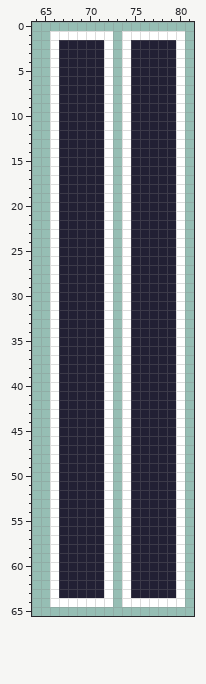
Pixel-art file, stored at Assets/AnimationImporter-master/UI_Player-bg.ase. The picture above was drawn from the file before the commit.
257x66 pixels, 1 frame. Shown: x 64..81, y 0..65. The old version is drawn lined up with the new one, on the new canvas.
And afterwards:
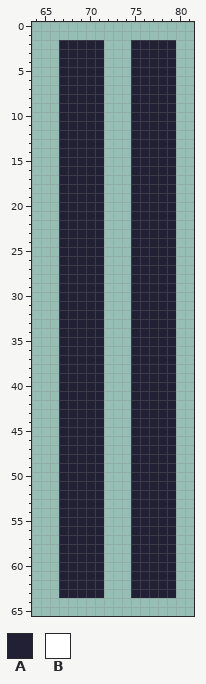
Palette (. is transparent): A #222034  B #ffffff
Changes in this commit:
canvas 257x66 -> 82x66 (the part of the old canvas that was cut away was empty and is not shown)
@@ x 64..81 @@
  0 ..................
- 1 ..BBBBBBB.BBBBBBB.
- 2 ..BAAAAAB.BAAAAAB.
- 3 ..BAAAAAB.BAAAAAB.
- 4 ..BAAAAAB.BAAAAAB.
- 5 ..BAAAAAB.BAAAAAB.
- 6 ..BAAAAAB.BAAAAAB.
- 7 ..BAAAAAB.BAAAAAB.
- 8 ..BAAAAAB.BAAAAAB.
- 9 ..BAAAAAB.BAAAAAB.
-10 ..BAAAAAB.BAAAAAB.
-11 ..BAAAAAB.BAAAAAB.
-12 ..BAAAAAB.BAAAAAB.
-13 ..BAAAAAB.BAAAAAB.
-14 ..BAAAAAB.BAAAAAB.
-15 ..BAAAAAB.BAAAAAB.
-16 ..BAAAAAB.BAAAAAB.
-17 ..BAAAAAB.BAAAAAB.
-18 ..BAAAAAB.BAAAAAB.
-19 ..BAAAAAB.BAAAAAB.
-20 ..BAAAAAB.BAAAAAB.
-21 ..BAAAAAB.BAAAAAB.
-22 ..BAAAAAB.BAAAAAB.
-23 ..BAAAAAB.BAAAAAB.
-24 ..BAAAAAB.BAAAAAB.
-25 ..BAAAAAB.BAAAAAB.
-26 ..BAAAAAB.BAAAAAB.
-27 ..BAAAAAB.BAAAAAB.
-28 ..BAAAAAB.BAAAAAB.
-29 ..BAAAAAB.BAAAAAB.
-30 ..BAAAAAB.BAAAAAB.
-31 ..BAAAAAB.BAAAAAB.
-32 ..BAAAAAB.BAAAAAB.
-33 ..BAAAAAB.BAAAAAB.
-34 ..BAAAAAB.BAAAAAB.
-35 ..BAAAAAB.BAAAAAB.
-36 ..BAAAAAB.BAAAAAB.
-37 ..BAAAAAB.BAAAAAB.
-38 ..BAAAAAB.BAAAAAB.
-39 ..BAAAAAB.BAAAAAB.
-40 ..BAAAAAB.BAAAAAB.
-41 ..BAAAAAB.BAAAAAB.
-42 ..BAAAAAB.BAAAAAB.
-43 ..BAAAAAB.BAAAAAB.
-44 ..BAAAAAB.BAAAAAB.
-45 ..BAAAAAB.BAAAAAB.
-46 ..BAAAAAB.BAAAAAB.
-47 ..BAAAAAB.BAAAAAB.
-48 ..BAAAAAB.BAAAAAB.
-49 ..BAAAAAB.BAAAAAB.
-50 ..BAAAAAB.BAAAAAB.
-51 ..BAAAAAB.BAAAAAB.
-52 ..BAAAAAB.BAAAAAB.
-53 ..BAAAAAB.BAAAAAB.
-54 ..BAAAAAB.BAAAAAB.
-55 ..BAAAAAB.BAAAAAB.
-56 ..BAAAAAB.BAAAAAB.
-57 ..BAAAAAB.BAAAAAB.
-58 ..BAAAAAB.BAAAAAB.
-59 ..BAAAAAB.BAAAAAB.
-60 ..BAAAAAB.BAAAAAB.
-61 ..BAAAAAB.BAAAAAB.
-62 ..BAAAAAB.BAAAAAB.
-63 ..BAAAAAB.BAAAAAB.
-64 ..BBBBBBB.BBBBBBB.
+ 1 ..................
+ 2 ...AAAAA...AAAAA..
+ 3 ...AAAAA...AAAAA..
+ 4 ...AAAAA...AAAAA..
+ 5 ...AAAAA...AAAAA..
+ 6 ...AAAAA...AAAAA..
+ 7 ...AAAAA...AAAAA..
+ 8 ...AAAAA...AAAAA..
+ 9 ...AAAAA...AAAAA..
+10 ...AAAAA...AAAAA..
+11 ...AAAAA...AAAAA..
+12 ...AAAAA...AAAAA..
+13 ...AAAAA...AAAAA..
+14 ...AAAAA...AAAAA..
+15 ...AAAAA...AAAAA..
+16 ...AAAAA...AAAAA..
+17 ...AAAAA...AAAAA..
+18 ...AAAAA...AAAAA..
+19 ...AAAAA...AAAAA..
+20 ...AAAAA...AAAAA..
+21 ...AAAAA...AAAAA..
+22 ...AAAAA...AAAAA..
+23 ...AAAAA...AAAAA..
+24 ...AAAAA...AAAAA..
+25 ...AAAAA...AAAAA..
+26 ...AAAAA...AAAAA..
+27 ...AAAAA...AAAAA..
+28 ...AAAAA...AAAAA..
+29 ...AAAAA...AAAAA..
+30 ...AAAAA...AAAAA..
+31 ...AAAAA...AAAAA..
+32 ...AAAAA...AAAAA..
+33 ...AAAAA...AAAAA..
+34 ...AAAAA...AAAAA..
+35 ...AAAAA...AAAAA..
+36 ...AAAAA...AAAAA..
+37 ...AAAAA...AAAAA..
+38 ...AAAAA...AAAAA..
+39 ...AAAAA...AAAAA..
+40 ...AAAAA...AAAAA..
+41 ...AAAAA...AAAAA..
+42 ...AAAAA...AAAAA..
+43 ...AAAAA...AAAAA..
+44 ...AAAAA...AAAAA..
+45 ...AAAAA...AAAAA..
+46 ...AAAAA...AAAAA..
+47 ...AAAAA...AAAAA..
+48 ...AAAAA...AAAAA..
+49 ...AAAAA...AAAAA..
+50 ...AAAAA...AAAAA..
+51 ...AAAAA...AAAAA..
+52 ...AAAAA...AAAAA..
+53 ...AAAAA...AAAAA..
+54 ...AAAAA...AAAAA..
+55 ...AAAAA...AAAAA..
+56 ...AAAAA...AAAAA..
+57 ...AAAAA...AAAAA..
+58 ...AAAAA...AAAAA..
+59 ...AAAAA...AAAAA..
+60 ...AAAAA...AAAAA..
+61 ...AAAAA...AAAAA..
+62 ...AAAAA...AAAAA..
+63 ...AAAAA...AAAAA..
+64 ..................
 65 ..................
Boxes around the changes in both pictures, in picture pixels (x1, y1, x2, y2):
erased: (50, 31, 185, 607)
